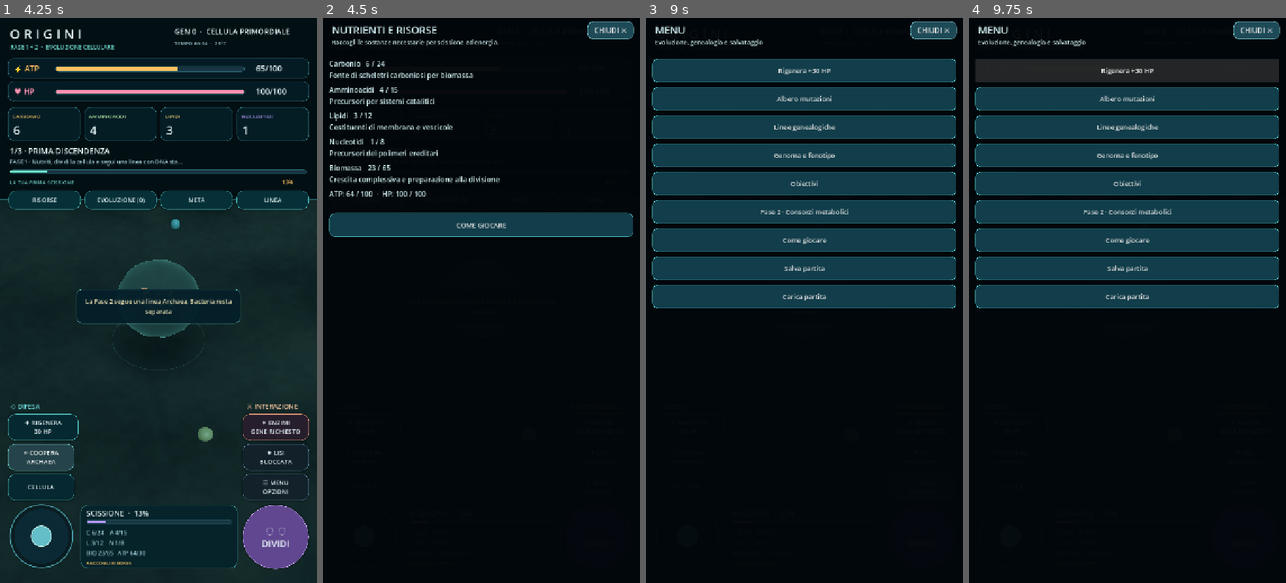
Above: before the commit, frames 1-4 (left to right).
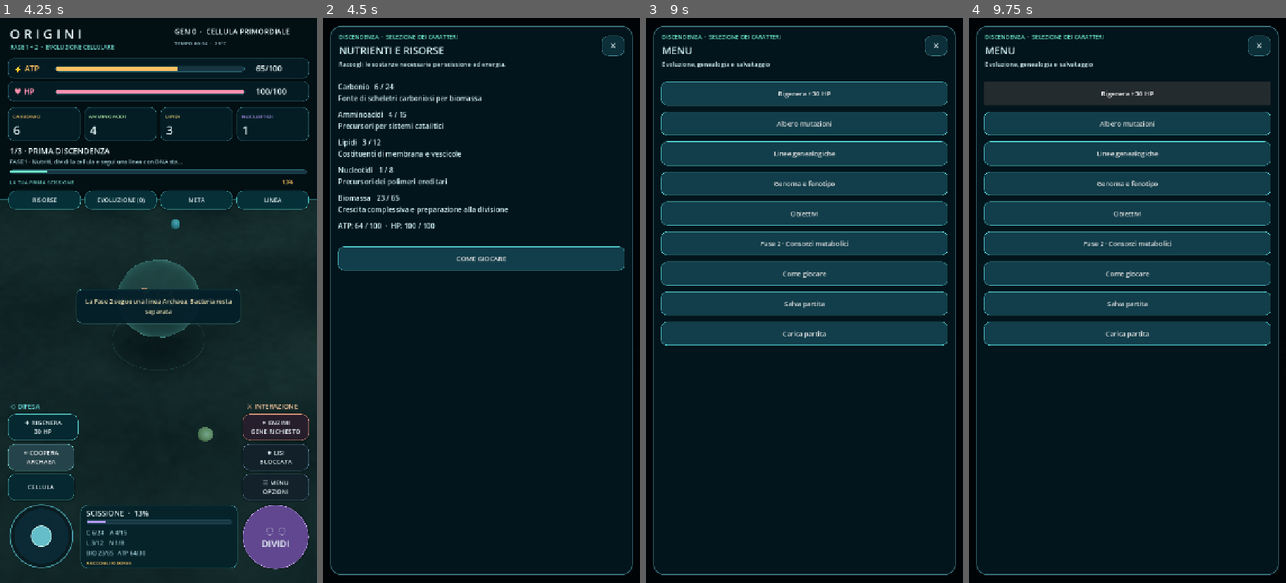
Above: after the commit, the same moments.

Repository: scorbetta17-gif/Origini
Game: Godot game, scene res://scenes/Main.tscn
Two runs of this game, one before a commit and one after it. Both use one fixed random seed, a clock stepped at 60 frames per second and the inputs below.
Inputs:
- Up to frame 1 (4.25 s): click "◌ ◌ DIVIDI" at 0.5 s; click "✚ RIGENERA 30 HP" at 1.25 s; click "✦ ENZIMI GENE RICHIESTO" at 2 s; click "✷ LISI BLOCCATA" at 2.75 s; click "∞ COOPERA ARCHAEA" at 3.5 s
- Up to frame 2 (4.5 s): click "RISORSE" at 4.25 s
- Up to frame 3 (9 s): click "EVOLUZIONE (0)" at 5 s; click "LINEA" at 5.75 s; click "META" at 6.5 s; click "CELLULA" at 7.25 s; click "CHIUDI ✕" (after the commit: "✕") at 8 s; click "☰ MENU OPZIONI" at 8.75 s
- Up to frame 4 (9.75 s): click "Rigenera +30 HP" at 9.5 s

Frame 1 is identical in both runs. In frame 2, 14% of the frame differs, in the area x 1-99%, y 0-99%; in frame 3, 23%; in frame 4, 26%.

Commit message:
Style modal screens as clean rounded marine panels with readable titles and dedicated scrolling content

Diff:
--- a/src/main.gd
+++ b/src/main.gd
@@ -99,6 +99,7 @@
 var classic_hud: OriginiClassicHud
 var toast_back: Panel
 var overlay: ColorRect
+var overlay_panel: Panel
 var overlay_scroll: ScrollContainer
 var overlay_list: VBoxContainer
 var title_label: Label
@@ -1723,8 +1724,12 @@
     overlay.size = wh
     if is_instance_valid(overlay_scroll):
         var ov_scale: float = clampf(wh.x/720.0,.62,1.65) if portrait else 1.0
-        overlay_scroll.position = Vector2(14,92)*ov_scale
-        overlay_scroll.size = Vector2(maxf(100.0,wh.x-28*ov_scale),maxf(100.0,wh.y-107*ov_scale))
+        overlay_scroll.position = Vector2(34,144)*ov_scale
+        overlay_scroll.size = Vector2(maxf(100.0,wh.x-68*ov_scale),maxf(100.0,wh.y-175*ov_scale))
+    if is_instance_valid(overlay_panel):
+        var p_scale: float = clampf(wh.x/720.0,.62,1.65) if portrait else 1.0
+        overlay_panel.position = Vector2(16,18)*p_scale
+        overlay_panel.size = wh-Vector2(32,36)*p_scale
     for child in overlay.get_children():
         if child is MutationTree or child is LineageView:
             var u: float = clampf(wh.x/720.0,.62,1.65) if portrait else 1.0
@@ -1739,19 +1744,38 @@
     for c in overlay.get_children():
         overlay.remove_child(c)
         c.queue_free()
+    var wh: Vector2 = get_viewport().get_visible_rect().size
+    var portrait: bool = wh.y > wh.x
+    var u: float = clampf(wh.x/720.0,.62,1.65) if portrait else 1.0
+    overlay.color = Color(.003,.016,.027,.985)
+    overlay_panel = Panel.new()
+    overlay_panel.mouse_filter = Control.MOUSE_FILTER_IGNORE
+    overlay_panel.position = Vector2(16,18)*u
+    overlay_panel.size = wh-Vector2(32,36)*u
+    var panel_style: StyleBoxFlat = _style(Color(.012,.083,.113,.99),Color(.27,.52,.57,.82))
+    panel_style.set_corner_radius_all(24)
+    panel_style.set_border_width_all(2)
+    overlay_panel.add_theme_stylebox_override("panel",panel_style)
+    overlay.add_child(overlay_panel)
+    var eyebrow := _label("DISCENDENZA  ·  SELEZIONE DEI CARATTERI",13)
+    eyebrow.add_theme_color_override("font_color",Color(.43,.90,.78))
+    eyebrow.position = Vector2(36,34)*u
+    eyebrow.size = Vector2(wh.x/u-178,20)*u
+    overlay.add_child(eyebrow)
     var heading := _label(title,23)
-    heading.position = Vector2(20,11)
-    heading.size.x = overlay.size.x-140
+    heading.position = Vector2(36,57)*u
+    heading.size = Vector2(wh.x/u-173,32)*u
     overlay.add_child(heading)
     var description := _label(subtitle,14)
-    description.position = Vector2(20,45)
-    description.size.x = overlay.size.x-40
+    description.position = Vector2(36,95)*u
+    description.size = Vector2(wh.x/u-65,40)*u
+    description.autowrap_mode = TextServer.AUTOWRAP_WORD_SMART
     overlay.add_child(description)
     var close := Button.new()
-    close.text = "CHIUDI ✕"
-    close.position = Vector2(overlay.size.x-120,8)
-    close.size = Vector2(106,40)
-    close.add_theme_stylebox_override("normal",_style(Color(.12,.29,.34),Color(.46,.77,.79)))
+    close.text = "✕"
+    close.position = Vector2(wh.x/u-87,40)*u
+    close.size = Vector2(52,46)*u
+    _theme_button(close,Color(.049,.19,.23,.97),Color(.32,.65,.69,.78),19,14)
     overlay.add_child(close)
     close.pressed.connect(_close_overlay)
     if title == "LINEA ESTINTA":
@@ -1759,12 +1783,12 @@
     overlay_scroll = ScrollContainer.new()
     overlay_scroll.mouse_filter = Control.MOUSE_FILTER_STOP
     overlay_scroll.horizontal_scroll_mode = ScrollContainer.SCROLL_MODE_DISABLED
-    overlay_scroll.position = Vector2(14,92)
-    overlay_scroll.size = Vector2(maxf(100,overlay.size.x-28),maxf(100,overlay.size.y-107))
+    overlay_scroll.position = Vector2(34,144)*u
+    overlay_scroll.size = Vector2(maxf(100,wh.x-68*u),maxf(100,wh.y-175*u))
     overlay.add_child(overlay_scroll)
     overlay_list = VBoxContainer.new()
     overlay_list.size_flags_horizontal = Control.SIZE_EXPAND_FILL
-    overlay_list.add_theme_constant_override("separation",10)
+    overlay_list.add_theme_constant_override("separation",14)
     overlay_scroll.add_child(overlay_list)
 
 func _add_overlay_label(message: String) -> void:
